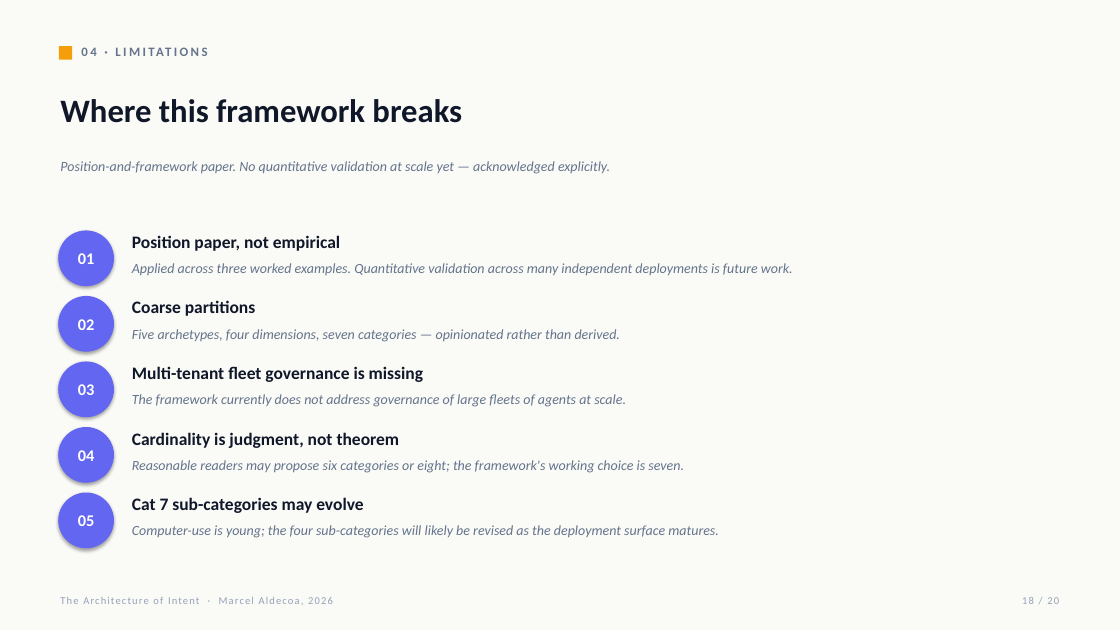
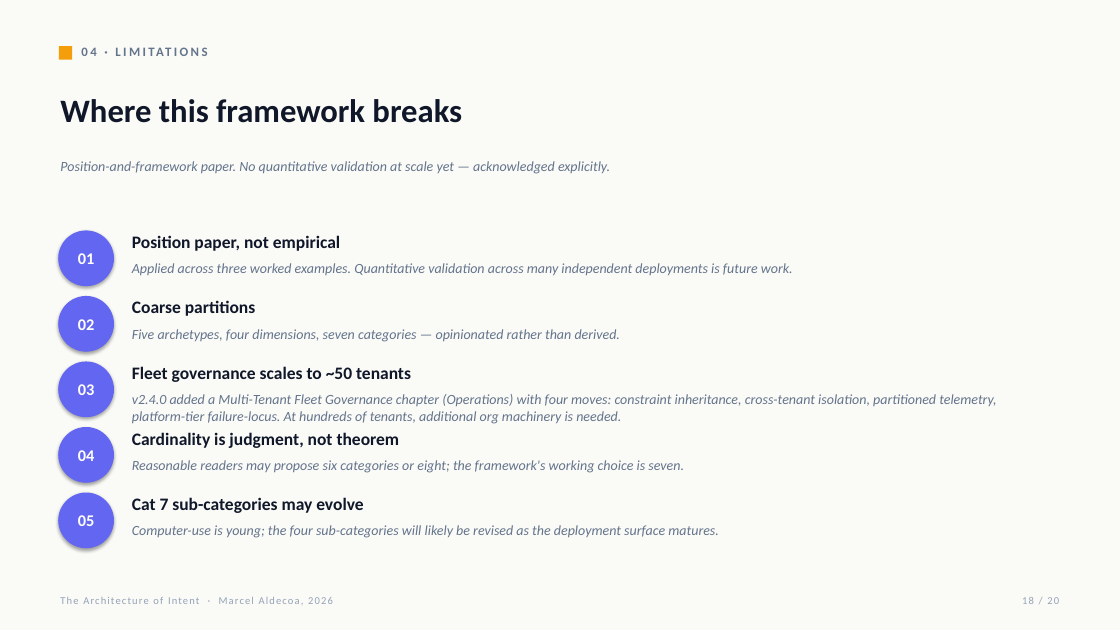
Before and after one commit to marcelaldecoa/TheArchitectureOfIntent, a slide deck: slide 18 of paper/architecture-of-intent.pptx. Drawn at 1120x630 pixels with LibreOffice and Linux fonts; fonts in the diff are those of the drawing. Boxes give left, top, right and bottom in pixels: in the first picture for what was removed or moved away, otherwise in the second. Text is boxed around its words. In the diff, an @@ line names an element or a change of style, - is before the commit and + after.

```diff
--- a/paper/architecture-of-intent.pptx
+++ b/paper/architecture-of-intent.pptx
@@ text at (132, 366, 411, 382): text changed @@
-Multi-tenant fleet governance is missing
+Fleet governance scales to ~50 tenants
@@ text at (132, 394, 996, 424): text changed @@
-The framework currently does not address governance of large fleets of agents at scale.
+v2.4.0 added a Multi-Tenant Fleet Governance chapter (Operations) with four moves: constraint inheritance, cross-tenant isolation, partitioned telemetry, platform-tier failure-locus. At hundreds of tenants, additional org machinery is needed.
```
Also in this commit, not shown: 6 other files.
